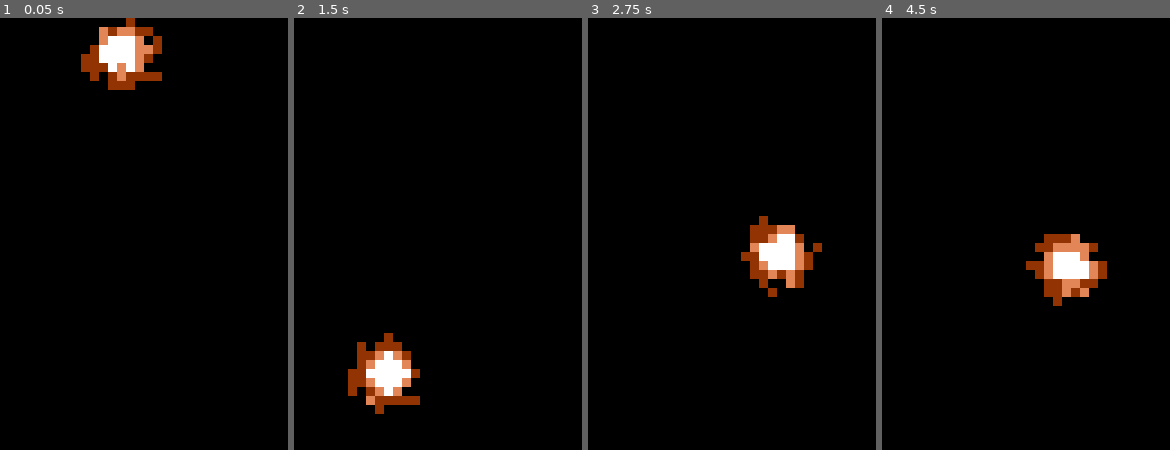
Above: before the commit, frames 1-4 (left to right).
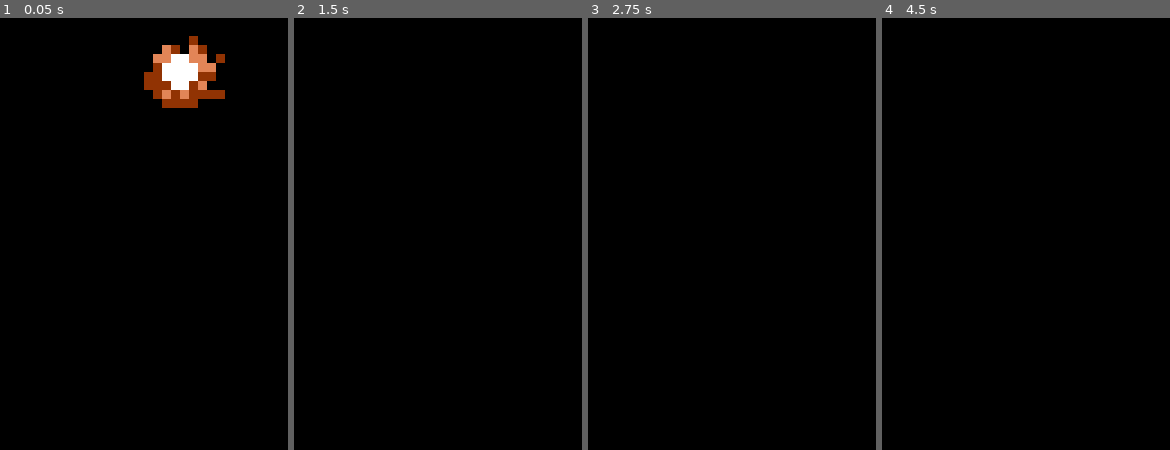
Above: after the commit, the same moments.

Repository: gunzblazincourier/gunzblazin-contra
Game: Godot game, scene res://Bullet/bullet_f.tscn
The game is run twice, just before and just after one commit, with the same random seed, the same clock (stepped at 60 frames per second) and the same inputs. This scene is started directly instead of the project's main scene.
Inputs:
- Up to frame 1 (0.05 s): no input
- Up to frame 2 (1.5 s): hold Right (right) from 0.53 s (still down); tap 1 (1) at 0.6 s; tap X (jump) at 0.77 s; tap 2 (2) at 0.8, 1.35 s
- Up to frame 3 (2.75 s): tap X (jump) at 1.52 s; tap 3 (3) at 1.55, 2.1 s; tap Enter at 2 s; release Right (right) at 2.03 s; hold Left (left) from 2.03 s (still down); tap 4 (4) at 2.3 s
- Up to frame 4 (4.5 s): tap Space at 2.75 s; release Left (left) at 2.78 s; hold Right (right) 2.78-4.28 s; tap 4 (4) at 2.85 s; tap X (jump) at 3.02, 3.77 s; tap 5 (5) at 3.05, 3.6 s; hold Z (shoot) 3.53-4.28 s; tap Enter at 4.25 s; hold Left (left) from 4.28 s (still down); tap Z (shoot) at 4.35 s

The runs differ from the first frame. In frame 1, 5.7% of the frame differs, in the area x 28-79%, y 0-21%; in frame 2, 2.9%; in frame 3, 2.9%; in frame 4, 2.9%.

Commit message:
feat: Begin Flamegun revamp; adjust  rotation direction based on sprite direction

Diff:
--- a/Bullet/bullet_f.gd
+++ b/Bullet/bullet_f.gd
@@ -1,43 +1,42 @@
 extends Area2D
 
-const BULLET_SPEED: int = 300
+const BULLET_SPEED: int = 450
+var has_angle_reached: bool = false
+var rotation_value: float
 @onready var rotation_stop_timer: Timer = $RotationStopTimer
+@onready var queue_free_timer: Timer = $QueueFreeTimer
 
 
-#func _ready() -> void:
-	#rotation = PI
+func _ready() -> void:
+	queue_free_timer.start()
+	rotation_value = 0.1 * Global.player_sprite_direction
+	#if transform.x.x == 1.75*PI:
+		#rotation_value = 0.1
+	#else:
+		#rotation_value = -0.1
 
 
 # Travels in constant direction
 func _physics_process(delta: float) -> void:
+	#var rotation_reset: float = fmod(rotation, 2*PI)
+	#print(rotation_degrees)
+	#print(has_angle_reached)
 	position += transform.x * BULLET_SPEED * delta
-	if rotation_stop_timer.is_stopped():
-		rotate(0.1)
-	else:
-		rotation = PI
-	#print(fmod(rotation_degrees, 360))
-
-	#if rotation == 2*PI:
-		#rotation = 0
-
-	#var reset_rotation: float = fmod(rotation, 360)
-	#if reset_rotation > -PI and reset_rotation < -PI/2:
-		#rotate(0.2)
-		#print("tg")
+	#position.x += BULLET_SPEED * delta
+	rotate(rotation_value)
+	print(transform.x)
+	#if has_angle_reached == false and rotation_reset > PI/2:
+		#print("true")
+		#has_angle_reached = true
+		#rotate(5)
+		#rotation_stop_timer.start()
 	#else:
 		#rotate(0.1)
 
-
-# Removes bullet if it enters specific hitboxes (eg an enemy's)
-func _on_area_entered(area: Area2D) -> void:
-	if area.is_in_group("enemy"):
-		queue_free()
-	#print(area)
+	#if rotation_reset > 0 and rotation_reset < 1:
+		#rotation = 0
+		#has_angle_reached = false
 
 
-func _on_body_entered(_body: Node2D) -> void:
-	rotation_stop_timer.start()
-
-
-func _on_rotation_stop_timer_timeout() -> void:
-	rotation = -PI/2
+func _on_queue_free_timer_timeout() -> void:
+	queue_free()
--- a/Bullet/bullet_f.tscn
+++ b/Bullet/bullet_f.tscn
@@ -20,8 +20,12 @@
 shape = SubResource("RectangleShape2D_4n8gp")
 
 [node name="RotationStopTimer" type="Timer" parent="."]
-wait_time = 0.1
+wait_time = 0.05
+one_shot = true
+
+[node name="QueueFreeTimer" type="Timer" parent="."]
 one_shot = true
 
 [connection signal="body_entered" from="." to="." method="_on_body_entered"]
 [connection signal="timeout" from="RotationStopTimer" to="." method="_on_rotation_stop_timer_timeout"]
+[connection signal="timeout" from="QueueFreeTimer" to="." method="_on_queue_free_timer_timeout"]
--- a/Player/player.gd
+++ b/Player/player.gd
@@ -47,7 +47,7 @@
 	sprite_direction = 1.0
 	death_direction = -1.0
 	jump_pressed = true
-	current_bullet_id = bullet_id.R
+	current_bullet_id = bullet_id.F
 
 	bullet_l_path = load("res://Bullet/bullet_l.tscn")
 	bullet_l = bullet_l_path.instantiate()
@@ -59,6 +59,7 @@
 
 	if run_direction != 0 and fall_direction_timer.is_stopped():
 		sprite_direction = run_direction
+	Global.player_sprite_direction = sprite_direction
 
 	if jump_pressed == true:
 		if is_on_floor():
@@ -242,7 +243,7 @@
 						var bullet_f: Area2D = bullet_f_path.instantiate()
 
 						spawn_bullet(bullet_f)
-						bullet_f.rotate(-PI/4)
+						#bullet_f.rotate(sprite_direction * 1.75*PI)
 
 
 func _physics_process(delta: float) -> void:
--- a/global.gd
+++ b/global.gd
@@ -1,7 +1,9 @@
 extends Node
 
 var player_global_position: Vector2
+var player_sprite_direction: float
 
 
 func _ready() -> void:
 	player_global_position = Vector2.ZERO
+	player_sprite_direction = 1
--- a/project.godot
+++ b/project.godot
@@ -69,7 +69,6 @@
 
 window/size/viewport_width=256
 window/size/viewport_height=240
-window/size/mode=4
 window/stretch/mode="viewport"
 window/stretch/scale_mode="integer"
 
